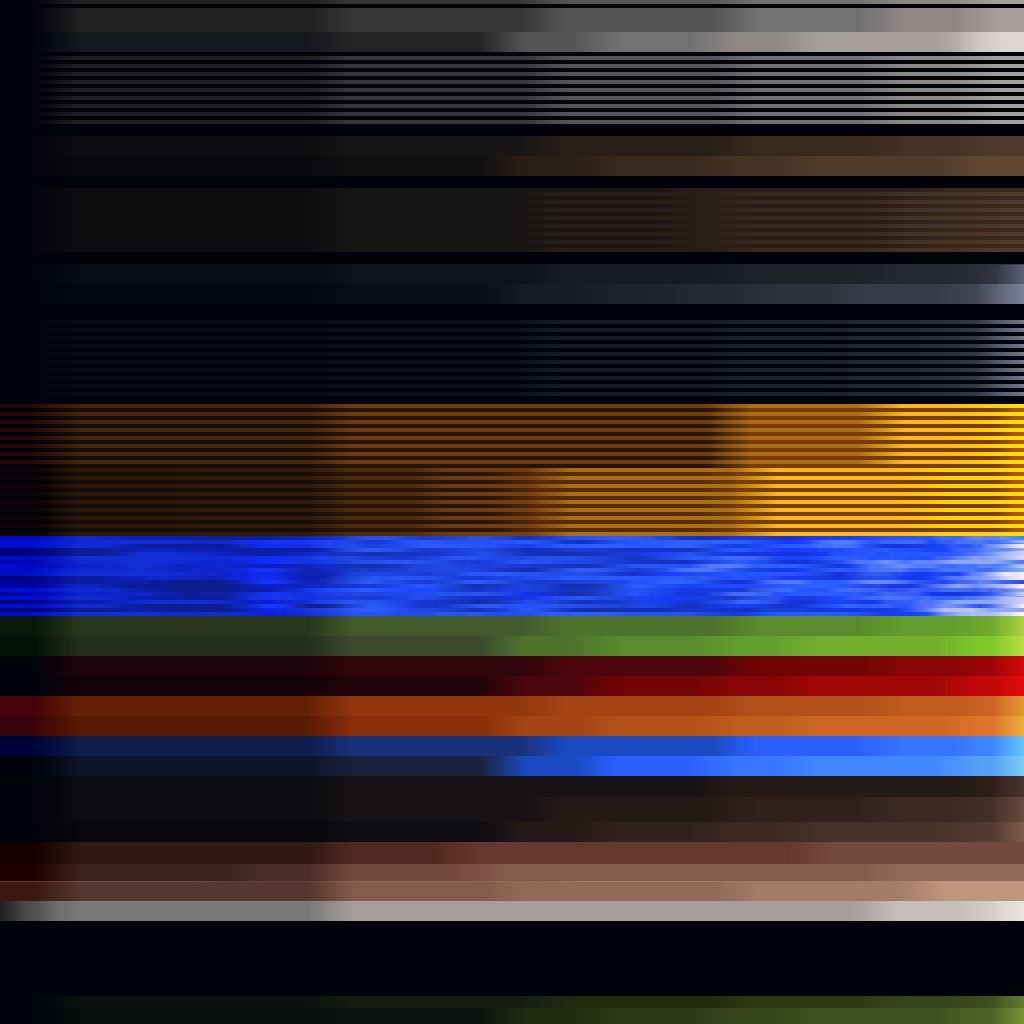
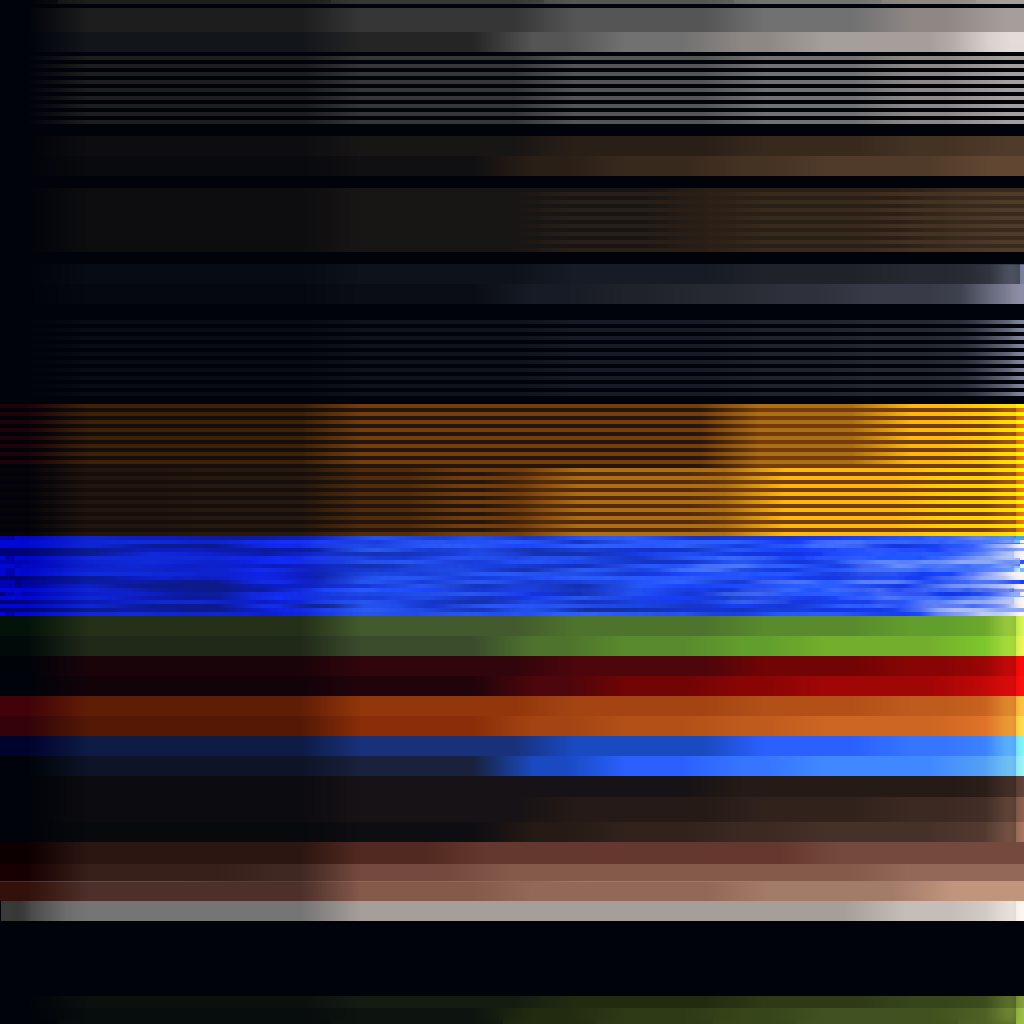
Layers edited between the first and the second 1024px x 1024px image:
painted on "Layer 33" over left=0, top=0, right=1024, bottom=1024
"Layer 8": opacity 70% → 100%, painted on it over left=0, top=0, right=1024, bottom=1024
painted on "Layer 5 copy 2" over left=928, top=320, right=1009, bottom=396
